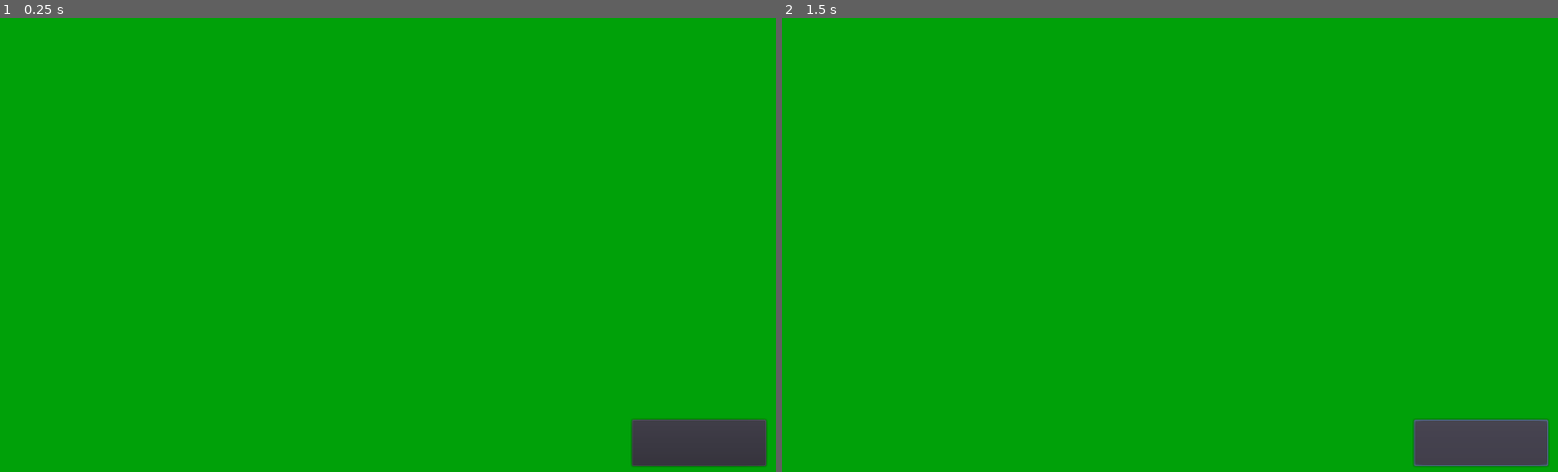
Above: before the commit, frames 1-2 (left to right).
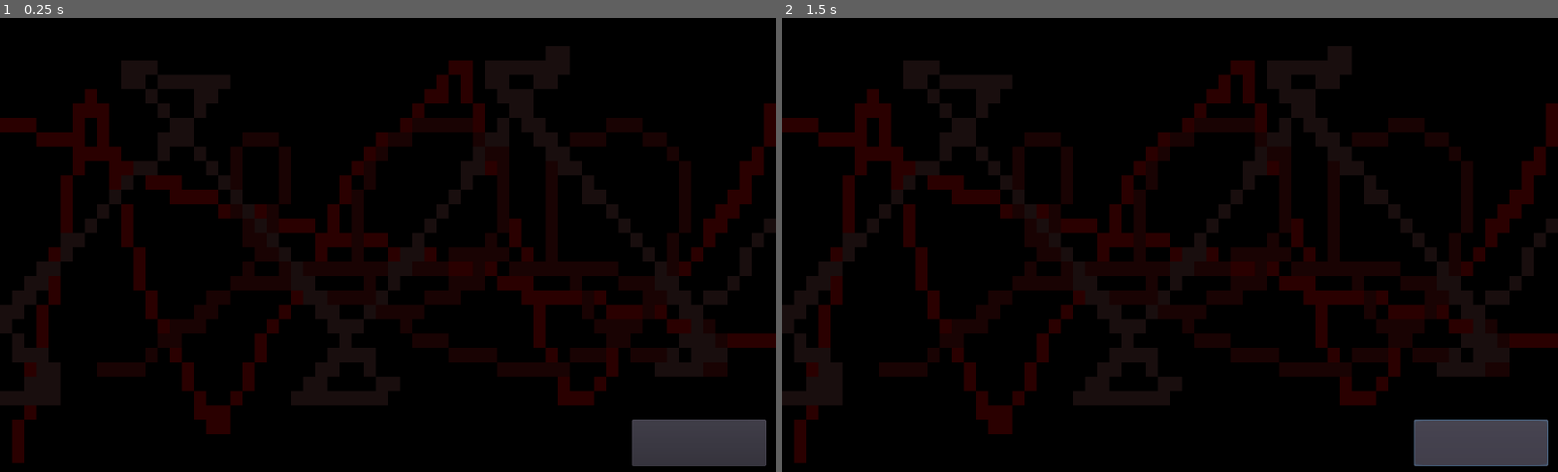
Above: after the commit, the same moments.

Repository: rchin157/gamejamNov2020
Game: Godot game, scene res://Level/Lose.tscn
Same seed, same stepped clock (60 frames per second), same inputs: the game is played once before the commit and once after it. The project has no main scene, so this scene is started directly. Sound files missing from this copy of the repository are replaced by a short silence.
Inputs:
- Up to frame 1 (0.25 s): no input
- Up to frame 2 (1.5 s): click "Play again" (after the commit: "Back to Main") at 0.5 s; click "Play again" (after the commit: "Back to Main") at 1.25 s

The runs differ from the first frame. In frame 1, 98% of the frame differs, in the area x 0-100%, y 0-100%; in frame 2, 98%.

Commit message:
screens

Diff:
--- a/Entities/Lantern.tscn
+++ b/Entities/Lantern.tscn
@@ -19,7 +19,7 @@
 scale = Vector2( 2, 2 )
 frames = ExtResource( 2 )
 animation = "off"
-frame = 6
+frame = 1
 playing = true
 
 [node name="Area2D" type="Area2D" parent="."]
--- a/Entities/Player.tscn
+++ b/Entities/Player.tscn
@@ -14,7 +14,7 @@
 
 [node name="Player" type="KinematicBody2D"]
 position = Vector2( 0, -0.264866 )
-collision_mask = 2147483655
+collision_mask = 2147483719
 script = ExtResource( 2 )
 
 [node name="icon" type="Sprite" parent="."]
--- a/Level/Level.tscn
+++ b/Level/Level.tscn
@@ -1579,7 +1579,7 @@
 shape = SubResource( 49 )
 
 [node name="CollisionShape2D3" type="CollisionShape2D" parent="KinematicBody2D"]
-position = Vector2( 1360.62, 314.791 )
+position = Vector2( 1435.23, 317.966 )
 rotation = 1.5708
 shape = SubResource( 49 )
 
--- a/Level/Lose.tscn
+++ b/Level/Lose.tscn
@@ -1,8 +1,11 @@
-[gd_scene load_steps=4 format=2]
+[gd_scene load_steps=6 format=2]
 
 [ext_resource path="res://Fonts/SCE-PS3 Rodin LATIN Regular.ttf" type="DynamicFontData" id=1]
+[ext_resource path="res://Sprites/GAME OVER.png" type="Texture" id=2]
+[ext_resource path="res://Scripts/Lose.gd" type="Script" id=3]
 
 [sub_resource type="DynamicFont" id=1]
+size = 64
 font_data = ExtResource( 1 )
 
 [sub_resource type="DynamicFont" id=2]
@@ -11,25 +14,32 @@
 [node name="Control" type="Control"]
 margin_right = 40.0
 margin_bottom = 40.0
+script = ExtResource( 3 )
 __meta__ = {
 "_edit_use_anchors_": false
 }
 
-[node name="ColorRect" type="ColorRect" parent="."]
+[node name="TextureRect" type="TextureRect" parent="."]
+margin_top = -1.0
 margin_right = 1024.0
-margin_bottom = 600.0
-color = Color( 0, 0.635294, 0.0392157, 1 )
+margin_bottom = 599.0
+rect_scale = Vector2( 16, 19 )
+texture = ExtResource( 2 )
 __meta__ = {
 "_edit_use_anchors_": false
 }
 
 [node name="RichTextLabel" type="RichTextLabel" parent="."]
-margin_left = 474.0
-margin_top = 266.0
-margin_right = 514.0
-margin_bottom = 306.0
+margin_left = 36.0
+margin_top = 39.0
+margin_right = 1001.0
+margin_bottom = 312.0
 custom_fonts/normal_font = SubResource( 1 )
-text = "You Lose"
+custom_colors/default_color = Color( 0.886275, 0, 0, 1 )
+text = "YOU LOSE"
+__meta__ = {
+"_edit_use_anchors_": false
+}
 
 [node name="Button" type="Button" parent="."]
 margin_left = 834.0
@@ -37,4 +47,7 @@
 margin_right = 1011.0
 margin_bottom = 592.0
 custom_fonts/font = SubResource( 2 )
-text = "Play again"
+text = "Back to Main"
+__meta__ = {
+"_edit_use_anchors_": false
+}
--- /dev/null
+++ b/Level/Main Menu.tscn
@@ -0,0 +1,8 @@
+[gd_scene format=2]
+
+[node name="Control" type="Control"]
+anchor_right = 1.0
+anchor_bottom = 1.0
+__meta__ = {
+"_edit_use_anchors_": false
+}
--- a/Level/Win.tscn
+++ b/Level/Win.tscn
@@ -1,6 +1,7 @@
-[gd_scene load_steps=4 format=2]
+[gd_scene load_steps=5 format=2]
 
 [ext_resource path="res://Fonts/SCE-PS3 Rodin LATIN Regular.ttf" type="DynamicFontData" id=1]
+[ext_resource path="res://Sprites/TREENO KINO CG.png" type="Texture" id=2]
 
 [sub_resource type="DynamicFont" id=1]
 size = 64
@@ -16,15 +17,17 @@
 "_edit_use_anchors_": false
 }
 
-[node name="ColorRect" type="ColorRect" parent="."]
-margin_right = 1024.0
-margin_bottom = 600.0
-color = Color( 0.054902, 0.00784314, 0.901961, 1 )
+[node name="TextureRect" type="TextureRect" parent="."]
+margin_right = 256.0
+margin_bottom = 144.0
+rect_scale = Vector2( 4, 4.2 )
+texture = ExtResource( 2 )
 __meta__ = {
 "_edit_use_anchors_": false
 }
 
 [node name="RichTextLabel" type="RichTextLabel" parent="."]
+visible = false
 margin_left = 371.0
 margin_top = 156.0
 margin_right = 667.0
@@ -38,7 +41,7 @@
 margin_right = 999.0
 margin_bottom = 583.0
 custom_fonts/font = SubResource( 2 )
-text = "Play again"
+text = "Return to Main"
 __meta__ = {
 "_edit_use_anchors_": false
 }
--- /dev/null
+++ b/Scripts/Lose.gd
@@ -0,0 +1,16 @@
+extends Control
+
+
+# Declare member variables here. Examples:
+# var a = 2
+# var b = "text"
+onready var txt = get_node("RichTextLabel")
+
+# Called when the node enters the scene tree for the first time.
+func _ready():
+	txt.text = MultiplayerManager.endingText[MultiplayerManager.loseCondtion]
+	pass # Replace with function body.
+
+# Called every frame. 'delta' is the elapsed time since the previous frame.
+#func _process(delta):
+#	pass
--- a/Scripts/MultiplayerManage.gd
+++ b/Scripts/MultiplayerManage.gd
@@ -13,6 +13,8 @@
 var in_world = [];
 var itemSpawner
 var random_seed = 0;
+var loseCondtion = 0
+var endingText = ["You starved to death", "You froze to death", "You got left behind"]
 
 # Called when the node enters the scene tree for the first time.
 func _ready():
Binary file added: Sprites/GAME OVER.png
Not shown, added: Sprites/GAME OVER.png.import
Binary file added: Sprites/TREENO KINO CG.png
Not shown, added: Sprites/TREENO KINO CG.png.import
Binary file added: Sprites/player/Character PushD.png
Not shown, added: Sprites/player/Character PushD.png.import
Binary file added: Sprites/player/Character PushL.png
Not shown, added: Sprites/player/Character PushL.png.import
Binary file added: Sprites/player/Character PushR.png
Not shown, added: Sprites/player/Character PushR.png.import
Binary file added: Sprites/player/Character PushU.png
Not shown, added: Sprites/player/Character PushU.png.import
(and 8 more such lines)
